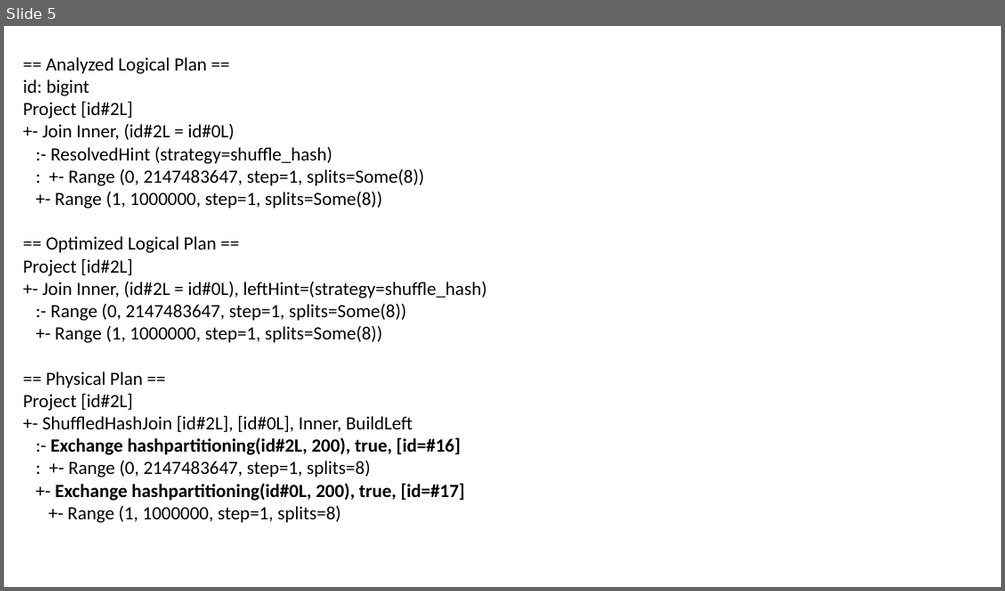
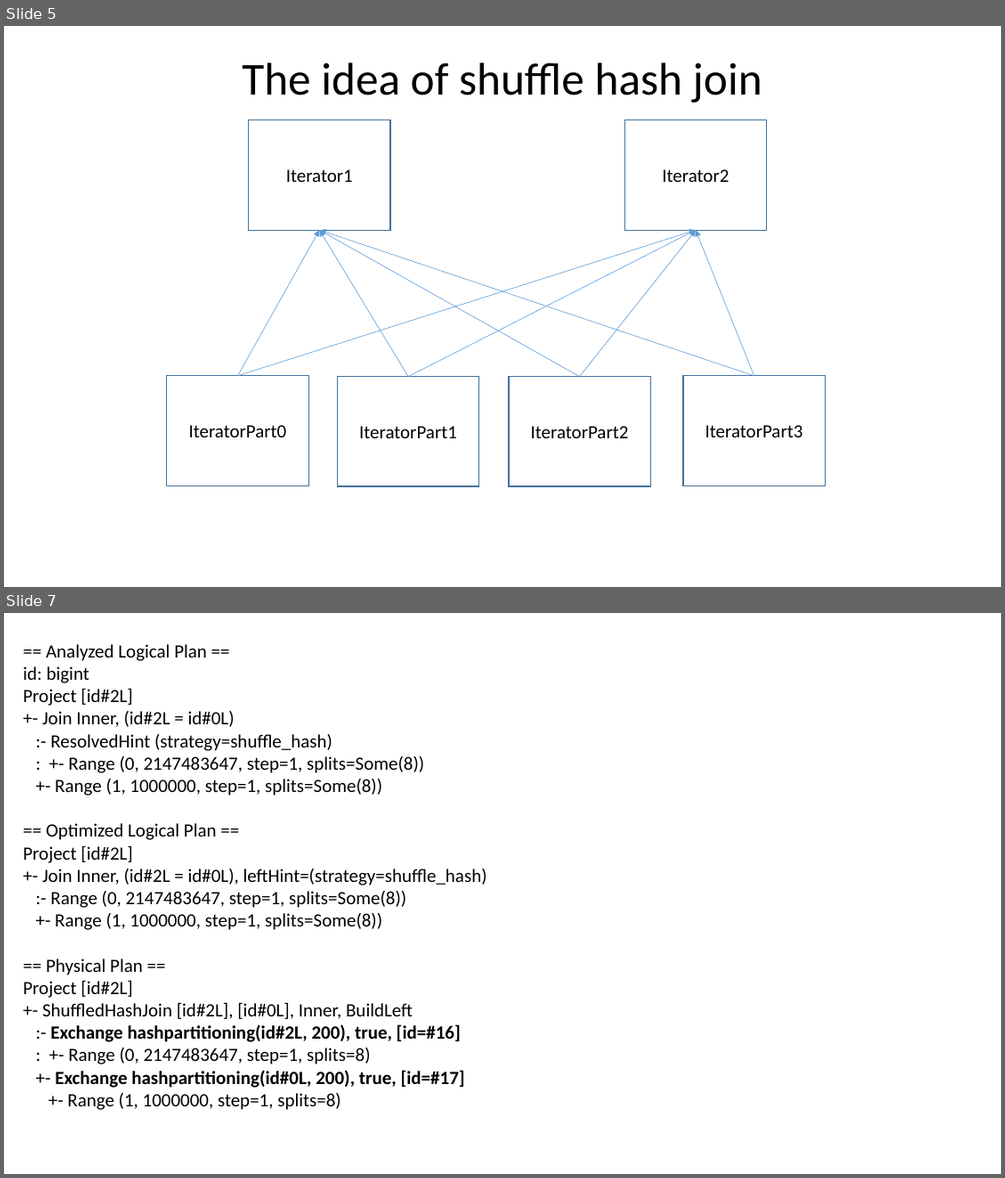
Before and after one commit to nkudinov/apache_spark_pptx, a slide deck: Spark_join4.pptx. Shown one above the other, each under a label of ours: slide 5 before the commit, slides 5 and 7 after it; the slides between them are not shown. The pictures are 1005x591 and 1005x1178 pixels, drawn with LibreOffice and Linux fonts; fonts in the diff are those of the drawing. Boxes give left, top, right and bottom in pixels: in the first picture for what was removed or moved away, otherwise in the second. Text is boxed around its words. In the diff, an @@ line names an element or a change of style, - is before the commit and + after.

Commit message:
change join4

```diff
--- a/Spark_join4.pptx
+++ b/Spark_join4.pptx
@@ slide 5 added at (4, 26, 1001, 587), background #FFFFFF @@
@@ title added at (242, 62, 762, 103), 44 pt, text #000000 @@
+The idea of shuffle hash join
@@ rectangle added at (249, 120, 390, 230), outline #43739E 1 pt, 18 pt, text #000000 @@
+Iterator1
@@ rectangle added at (624, 120, 767, 230), outline #43739E 1 pt, 18 pt, text #000000 @@
+Iterator2
@@ arrow added from (237, 376) to (320, 230), #5B9BD5 0.5 pt @@
@@ arrow added from (237, 376) to (696, 230), #5B9BD5 0.5 pt @@
@@ arrow added from (409, 377) to (320, 230), #5B9BD5 0.5 pt @@
@@ arrow added from (580, 377) to (320, 230), #5B9BD5 0.5 pt @@
@@ arrow added from (754, 376) to (320, 230), #5B9BD5 0.5 pt @@
@@ arrow added from (409, 377) to (696, 230), #5B9BD5 0.5 pt @@
@@ arrow added from (580, 377) to (696, 230), #5B9BD5 0.5 pt @@
@@ arrow added from (754, 376) to (696, 230), #5B9BD5 0.5 pt @@
@@ rectangle added at (167, 376, 309, 486), outline #43739E 1 pt, 18 pt, text #000000 @@
+IteratorPart0
@@ rectangle added at (338, 377, 479, 487), outline #43739E 1 pt, 18 pt, text #000000 @@
+IteratorPart1
@@ rectangle added at (509, 377, 651, 487), outline #43739E 1 pt, 18 pt, text #000000 @@
+IteratorPart2
@@ rectangle added at (683, 376, 825, 486), outline #43739E 1 pt, 18 pt, text #000000 @@
+IteratorPart3
@@ what was slide 5 is now slide 7 @@
```
Also in this commit, not shown: 3 slides changed, 11 other slides added.
